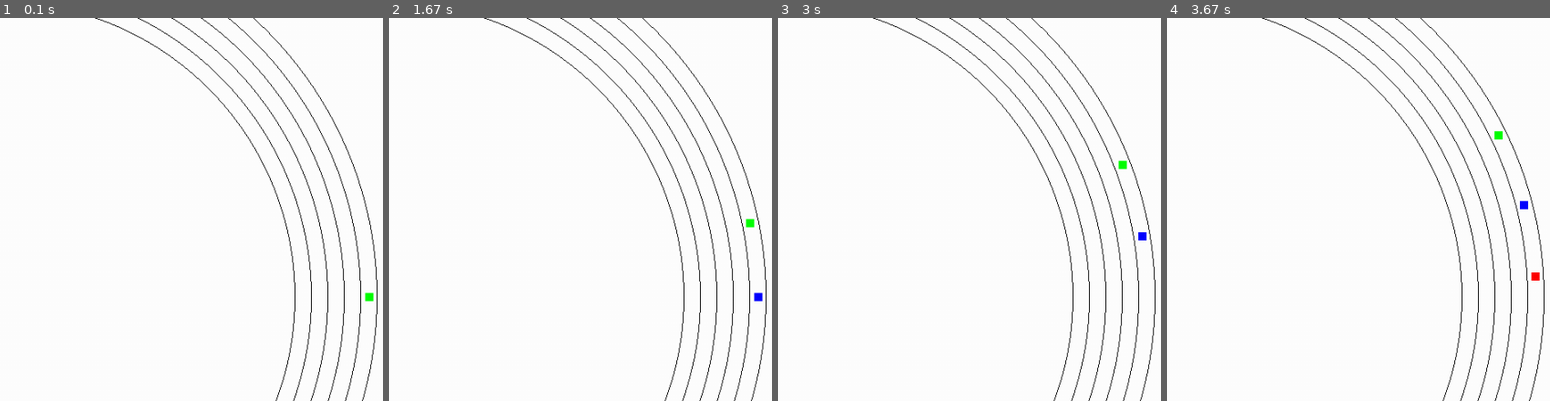
Above: before the commit, frames 1-4 (left to right).
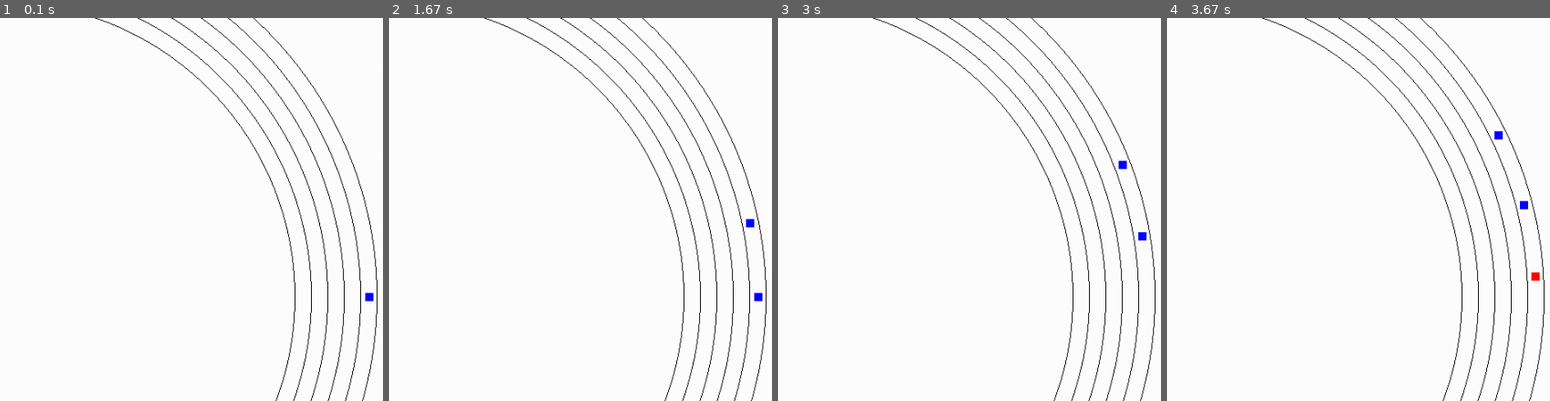
Above: after the commit, the same moments.

Repository: atonderski/TrafficMadness
Game: pygame game, started from traffic_madness/main.py
Two runs of this game, one before a commit and one after it. Both use one fixed random seed, a clock stepped at 60 frames per second and the inputs below.
Inputs:
- Up to frame 1 (0.1 s): no input
- Up to frame 2 (1.67 s): no input
- Up to frame 3 (3 s): no input
- Up to frame 4 (3.67 s): no input
The pictures show only the part of the screen within x 50-100%, y 14-64%; the shares and areas given below are measured in that part.

The runs differ from the first frame. In frame 1, less than 0.1% of the frame differs, in the area x 95-98%, y 71-75%; in frame 2, less than 0.1%; in frame 3, less than 0.1%; in frame 4, less than 0.1%.

Commit message:
Values for aggressives and passives now taken from config file

Diff:
--- a/traffic_madness/track/multi_lane_track.py
+++ b/traffic_madness/track/multi_lane_track.py
@@ -50,6 +50,7 @@
             self.try_to_spawn_car_single_lane(lane=0)
 
     def try_to_spawn_car_single_lane(self, lane):
+        config = Config()
         # Check if there is room to spawn a new car
         back_cars = self.cars.get_nearby_cars(position=0)
         cars = back_cars[lane]
@@ -58,11 +59,11 @@
             return
 
         random_nbr = np.random.random()
-        if random_nbr < 0.25:
+        if random_nbr < config.aggressives:
             new_car = AggressiveCar(position=0,
                                    velocity=self.speed_limit,
                                    lane=lane)
-        elif random_nbr < 0.75:
+        elif random_nbr < config.aggressives + config.passives:
             new_car = PassiveCar(position=0,
                                    velocity=self.speed_limit,
                                    lane=lane)
